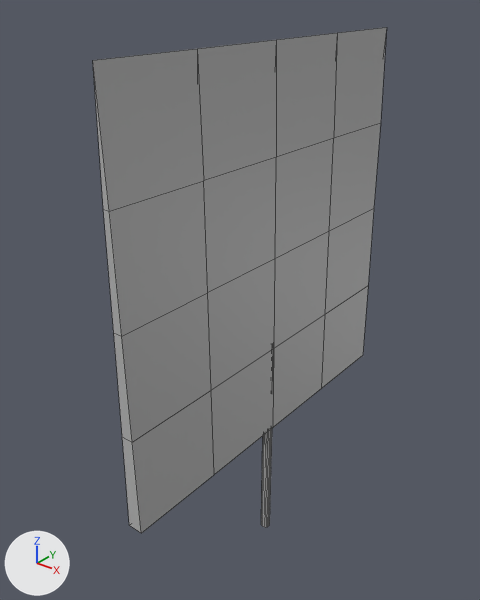
What one commit did to the FBX model Assets/Art/Characters/MDL_Characters.fbx.
The view is the same before and after, from a camera (50 mm lens) standing at (0.0601, -0.0835, 0.1091) and looking at (-0.0067, 0.0001, 0.0573). Every picture has the same lights, and +X, +Y and +Z are marked at lower left. Mesh edges are drawn as thin lines. Where no turn or scale is listed for an object, it has been applied to the vertices.

In view in the first picture: 'GEO_Character'.
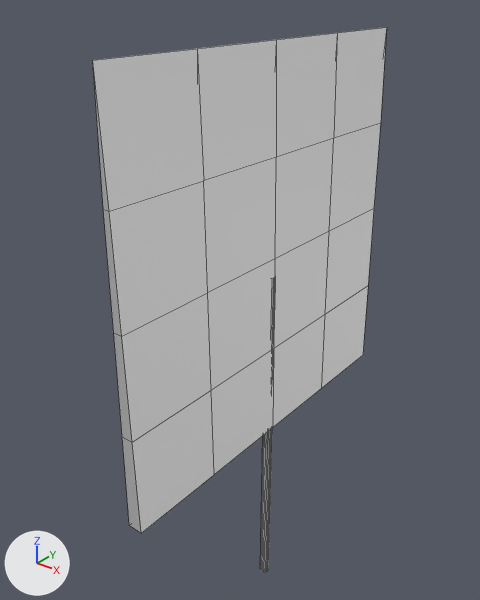
Where the newer file only moved an object's origin or applied its transform, the numbers keep the older frame.

Where the change shows, as pixel boxes (x1, y1, x2, y2) in the pictures (480 x 600 px; the box of a moved part takes in the faces that stretch with it):
'GEO_Character', recoloured, reshaped (8% taller): before (93, 27, 387, 533); after (93, 27, 387, 572)
part 1 of me_mesh, moved or reshaped: before (261, 429, 272, 527); after (260, 429, 272, 572)

What changed in the scene script:
```text
Change mat_standardsurface1:
    mat_standardsurface1.base_color: (0.4, 0.4, 0.4) -> (1.0, 1.0, 1.0)  # grey #aaaaaa -> white #ffffff
Change me_mesh:
    where me_mesh.from_pydata(...)  # 87 vertices, 104 faces; spans x -0.0013..0.0013, y -0.0339..0.0339, z 0.0..0.0926
    used by ob_geo_character; location = (0.0, 0.0, 0.0084)
    me_mesh part 1: the loose piece of 42 vertices spanning x -0.0008..0.0008, y -0.0008..0.0008, z 0.0..0.0427 is scaled about its middle by (1, 1, 1.59)
```
